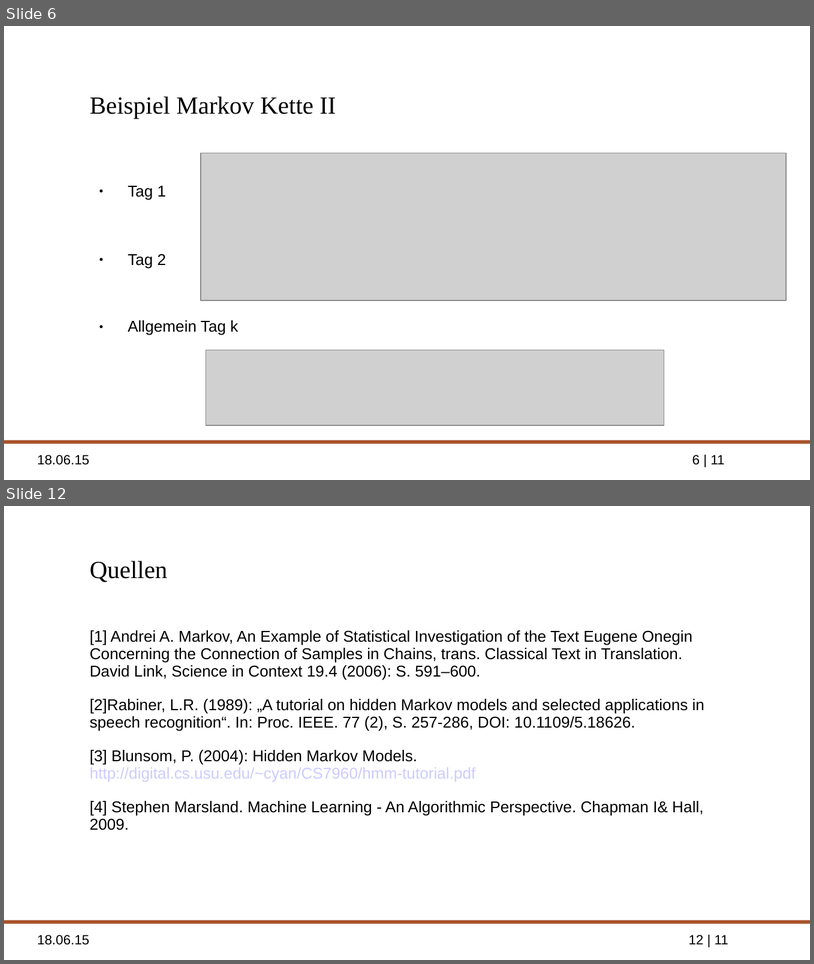
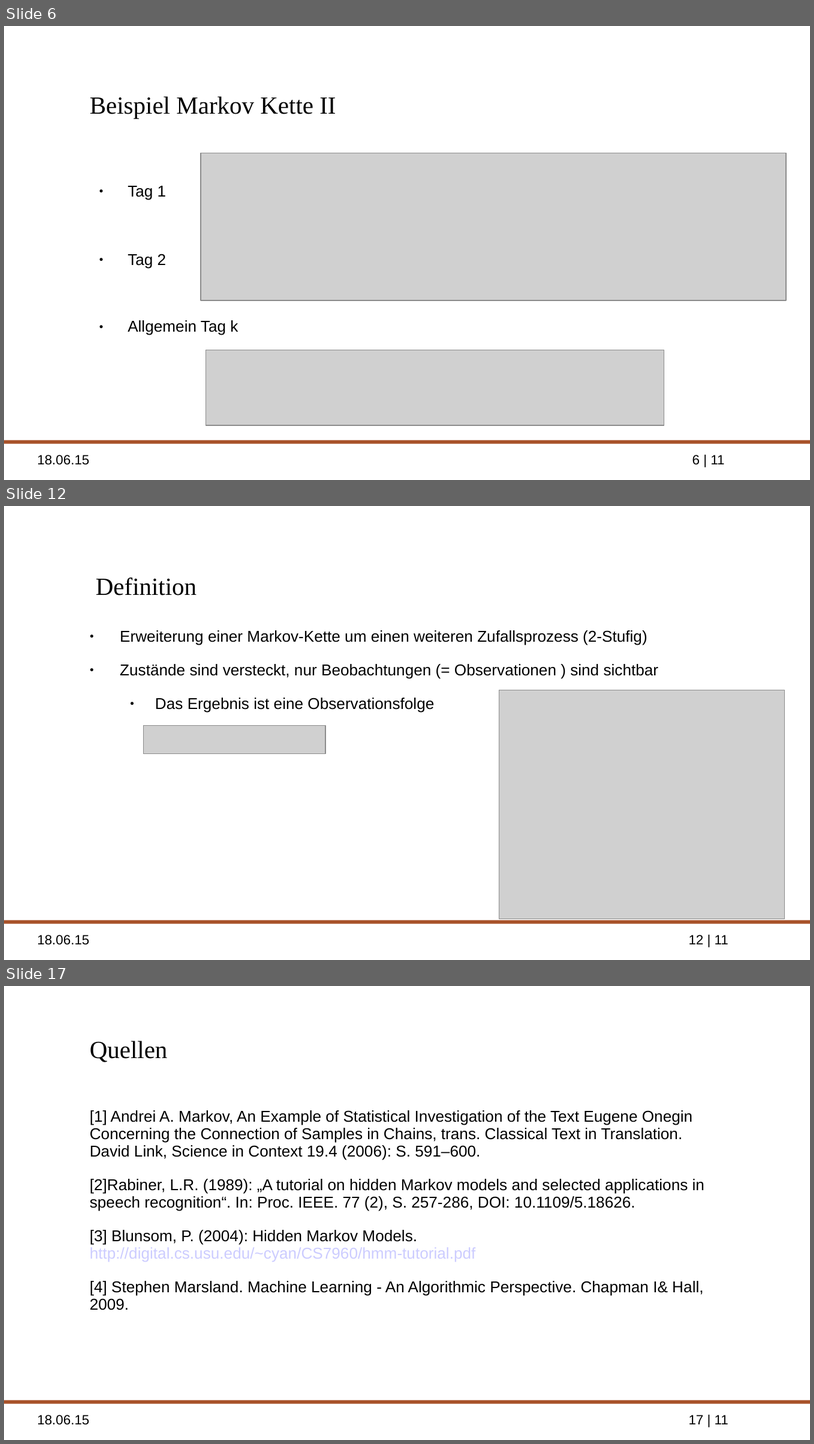
Before and after one commit to ppasler/Formale-Methoden-HMM, a slide deck: presentation/hidden_markov_pasler.odp. Shown one above the other, each under a label of ours: slides 6 and 12 before the commit, slides 6, 12 and 17 after it; the slides between them are not shown. The pictures are 814x964 and 814x1444 pixels, drawn with LibreOffice and Linux fonts; fonts in the diff are those of the drawing; grey boxes stand for pictures; background and template pictures are left out. Boxes give left, top, right and bottom in pixels: in the first picture for what was removed or moved away, otherwise in the second. Text is boxed around its words. In the diff, an @@ line names an element or a change of style, - is before the commit and + after.

```diff
--- a/presentation/hidden_markov_pasler.odp
+++ b/presentation/hidden_markov_pasler.odp
@@ slide 12 added at bbox=[4, 506, 810, 960], background picture (left out); not listed: 3 template elements that a slide beside it also shows @@
@@ title added at bbox=[96, 577, 197, 595], 22 pt, text #000000 @@
+Definition
@@ text added at bbox=[120, 630, 659, 712], 14 pt, text #000000 @@
+● Erweiterung einer Markov-Kette um einen weiteren Zufallsprozess (2-Stufig)
+● Zustände sind versteckt, nur Beobachtungen (= Observationen ) sind sichtbar
+  ● Das Ergebnis ist eine Observationsfolge
@@ picture added at bbox=[499, 690, 785, 918] @@
@@ picture added at bbox=[144, 726, 326, 754] @@
@@ what was slide 12 is now slide 17 @@
@@ page number at bbox=[689, 1414, 729, 1424]: text changed @@
-12 | 11
+17 | 11
```
Also in this commit, not shown: 5 slides changed, 4 other slides added, 3 other files.
